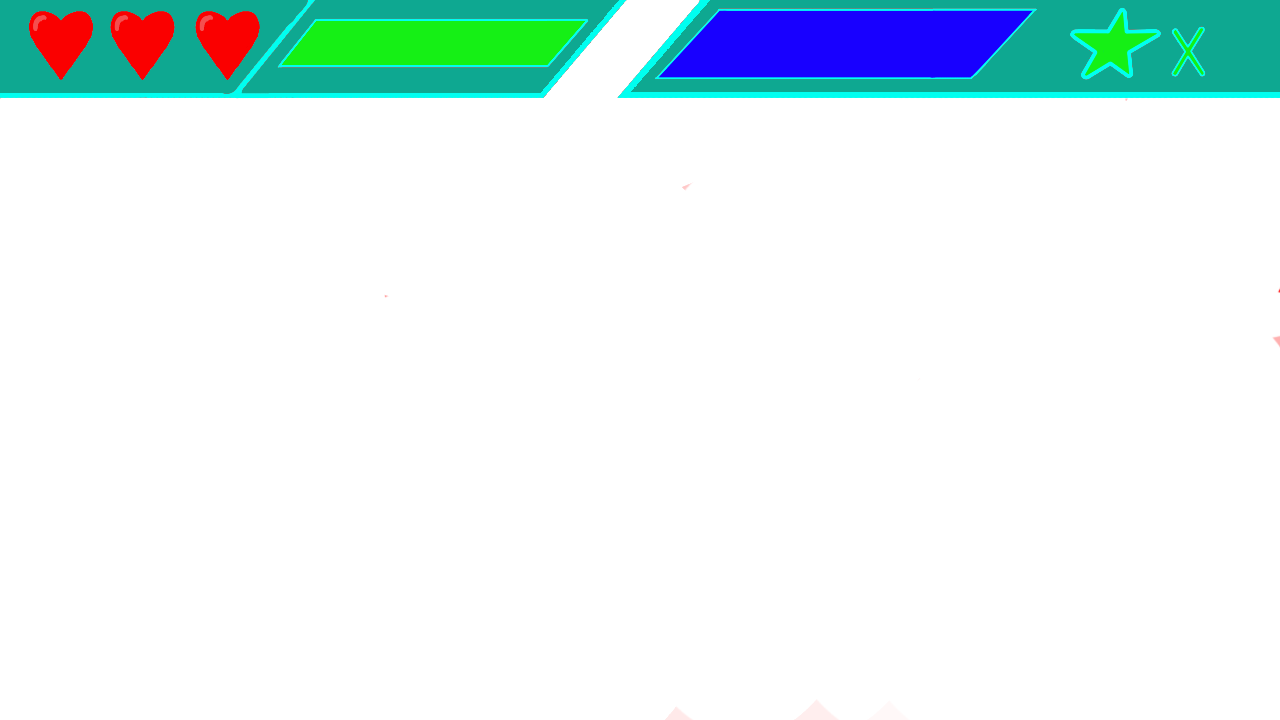
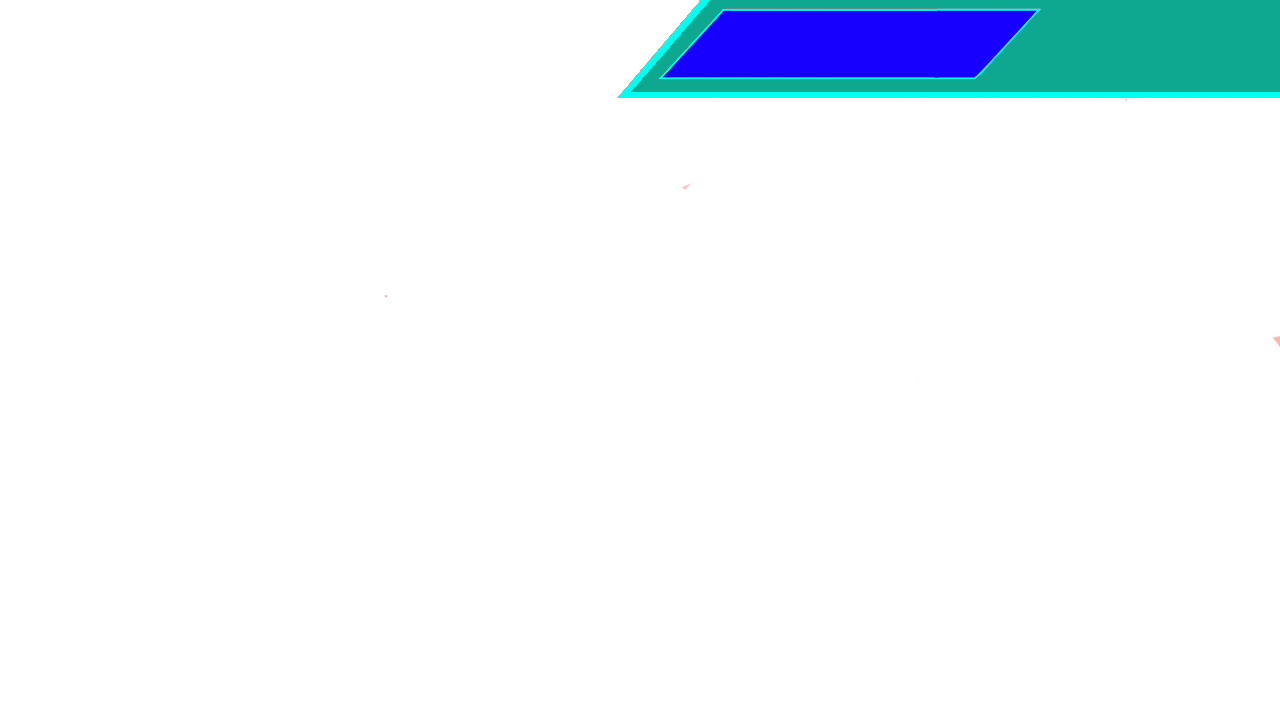
Two versions of the same layered image (1280 × 720). Layer-by-layer changes:
added layer "progress" in group "Tekengebied 1" over left=658, top=8, right=1041, bottom=80
renamed "progress en score" to "score", hid it, painted on it over left=277, top=7, right=1280, bottom=720
removed layer "health" from group "Tekengebied 1" over left=29, top=11, right=260, bottom=80
painted on "omranding" over left=0, top=0, right=1280, bottom=294
removed layer "background colour" from group "Tekengebied 1" over left=0, top=0, right=1280, bottom=294
